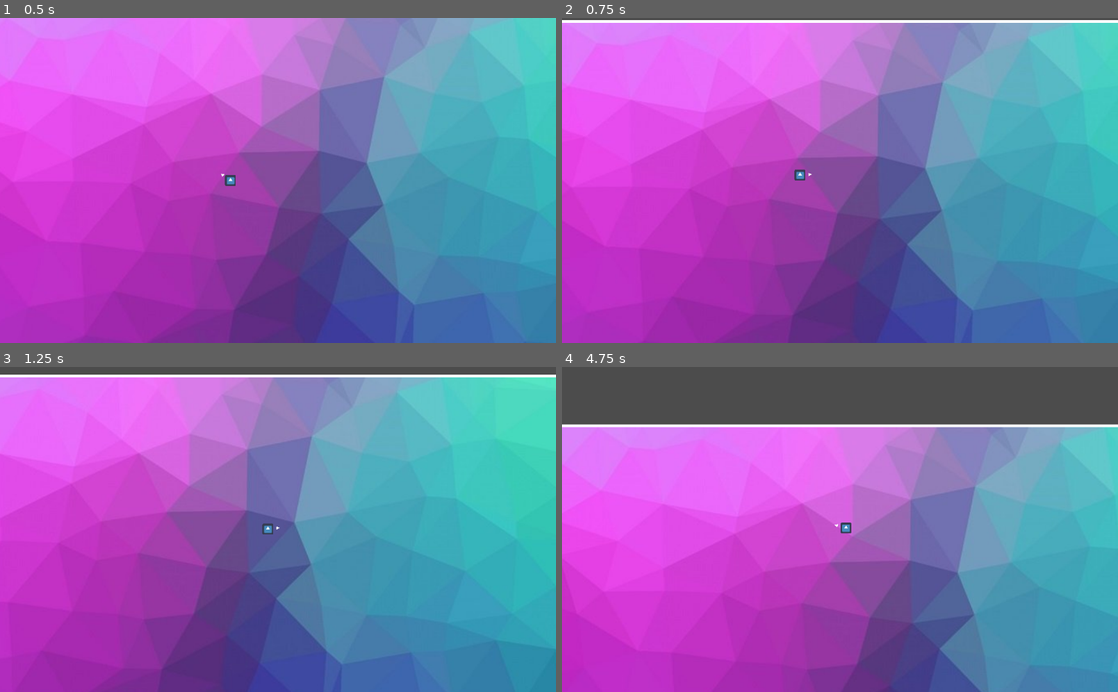
Above: before the commit, frames 1-4 (two rows, left to right).
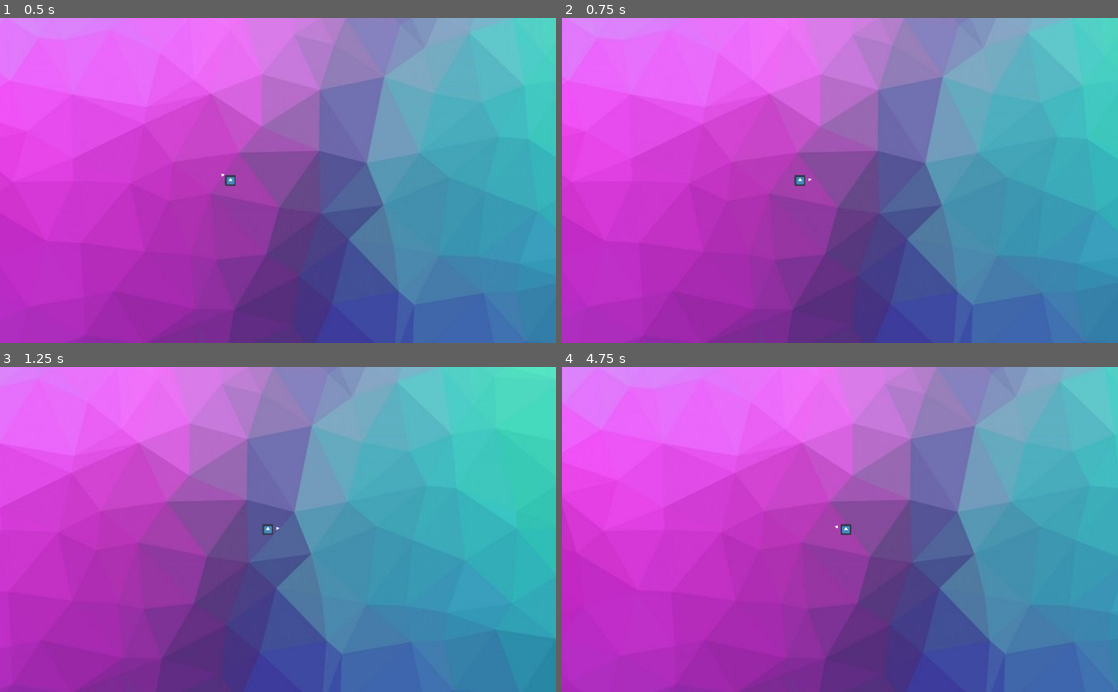
Above: after the commit, the same moments.

Repository: AlexFlasch/OneBulletShmup
Game: Godot game, scene res://World.tscn
The game is run twice, just before and just after one commit, with the same random seed, the same clock (stepped at 60 frames per second) and the same inputs. The engine's default icon, where the game draws it, is replaced by a stand-in: a white triangle on a blue panel in a dark square.
Inputs (mouse positions are in pixels of both pictures, inside the frame that each line leads up to):
- Up to frame 1 (0.5 s): no input
- Up to frame 2 (0.75 s): tap Enter at 0.5 s; move the mouse to (962, 164) at 0.52 s; hold Right (ui_right) from 0.53 s (still down); click (962, 164) at 0.6 s
- Up to frame 3 (1.25 s): keep holding Right (ui_right)
- Up to frame 4 (4.75 s): move the mouse to (728, 545) at 1.27 s; release Right (ui_right) at 1.28 s; hold Down (ui_down) 1.28-2.03 s; click (728, 545) at 1.35 s; move the mouse to (895, 458) at 2.02 s; hold Right (ui_right) 2.03-2.78 s; click (895, 458) at 2.1 s; move the mouse to (812, 594) at 2.77 s; hold Up (ui_up) 2.78-3.53 s; click (812, 594) at 2.85 s; move the mouse to (1006, 578) at 3.52 s; hold Left (ui_left) from 3.53 s (still down); click (1006, 578) at 3.6 s; move the mouse to (673, 480) at 4.27 s; click (673, 480) at 4.35 s

Frame 1 is identical in both runs. In frame 2, 2.7% of the frame differs, in the area x 0-100%, y 0-100%; in frame 3, 6.7%; in frame 4, 55%.

Commit message:
Player shot and retrieval now works as expected

Diff:
--- a/Player.gd
+++ b/Player.gd
@@ -109,9 +109,10 @@
 		player_shoot_sound.play()
 
 		# offset shot spawn so it spawns in front of player's aim
-		var offset = self.position.direction_to(get_local_mouse_position() * deg2rad(90)).normalized() * 1.1
+		var offset = self.global_position.direction_to(get_global_mouse_position()) * 25
 
 		shot_instance.set_name('shot')
+		shot_instance.global_position += offset
 		add_child(shot_instance)
 # end propel_shot
 
--- a/Player.tscn
+++ b/Player.tscn
@@ -13,25 +13,25 @@
 [node name="Player" type="Node2D"]
 scale = Vector2( 1.25, 1.25 )
 
-[node name="KinematicBody2D" type="KinematicBody2D" parent="."]
+[node name="KinematicPlayer" type="KinematicBody2D" parent="."]
 collision_mask = 58
 script = ExtResource( 1 )
 
-[node name="PlayerCollider" type="CollisionShape2D" parent="KinematicBody2D"]
+[node name="PlayerCollider" type="CollisionShape2D" parent="KinematicPlayer"]
 scale = Vector2( 0.75, 0.75 )
 shape = SubResource( 1 )
 
-[node name="Sprite" type="Sprite" parent="KinematicBody2D"]
+[node name="Sprite" type="Sprite" parent="KinematicPlayer"]
 scale = Vector2( 0.25, 0.25 )
 texture = ExtResource( 2 )
 
-[node name="Pivot" type="Position2D" parent="KinematicBody2D"]
+[node name="Pivot" type="Position2D" parent="KinematicPlayer"]
 script = ExtResource( 3 )
 
-[node name="CameraOffset" type="Position2D" parent="KinematicBody2D/Pivot"]
+[node name="CameraOffset" type="Position2D" parent="KinematicPlayer/Pivot"]
 position = Vector2( 70, 0 )
 
-[node name="Camera2D" type="Camera2D" parent="KinematicBody2D/Pivot/CameraOffset"]
+[node name="Camera2D" type="Camera2D" parent="KinematicPlayer/Pivot/CameraOffset"]
 scale = Vector2( 1, 1 )
 current = true
 smoothing_enabled = true
@@ -41,18 +41,18 @@
 drag_margin_bottom = 0.35
 editor_draw_drag_margin = true
 
-[node name="Reticle" type="Sprite" parent="KinematicBody2D"]
+[node name="Reticle" type="Sprite" parent="KinematicPlayer"]
 scale = Vector2( 0.150954, 0.150954 )
 texture = ExtResource( 4 )
 offset = Vector2( 0, -100 )
 
-[node name="PlayerShoot" type="AudioStreamPlayer2D" parent="KinematicBody2D"]
+[node name="PlayerShoot" type="AudioStreamPlayer2D" parent="KinematicPlayer"]
 scale = Vector2( 1, 1 )
 stream = ExtResource( 5 )
 
-[node name="PlayerDeath" type="AudioStreamPlayer2D" parent="KinematicBody2D"]
+[node name="PlayerDeath" type="AudioStreamPlayer2D" parent="KinematicPlayer"]
 scale = Vector2( 1, 1 )
 stream = ExtResource( 6 )
 
-[node name="ShotBounce" type="AudioStreamPlayer2D" parent="KinematicBody2D"]
+[node name="ShotBounce" type="AudioStreamPlayer2D" parent="KinematicPlayer"]
 stream = ExtResource( 7 )
--- a/PlayerShot.gd
+++ b/PlayerShot.gd
@@ -20,7 +20,7 @@
 
 func _ready():
 	set_physics_process(true)
-	shot_trajectory = (get_global_mouse_position() - self.global_position).normalized()
+	shot_trajectory = player.global_position.direction_to(get_global_mouse_position())
 	set_as_toplevel(true)
 # end _ready
 
@@ -34,17 +34,19 @@
 	if is_propelling:
 		var collision = move_and_collide(shot_trajectory * SPEED, true)
 		if collision:
+			# only call on_shot_bounce if the shot isn't about to be deleted
 			if not bounces == MAX_BOUNCES:
 				player.on_shot_bounce()
 
+			print('bouncing')
 			shot_trajectory = shot_trajectory.bounce(collision.normal)
 			bounces += 1
 	else:
 		print('retrieving shot')
-		shot_trajectory = self.position.direction_to(player.position)
+		shot_trajectory = self.global_position.direction_to(player.global_position)
 		var collision = move_and_collide(shot_trajectory * SPEED, true)
 		if collision and 'Player' in collision.get_collider().name:
-			print('shot collected')
+			print('collider name' + collision.get_collider().name)
 			player.is_shot_active = false
 			queue_free()
 # end _physics_process
